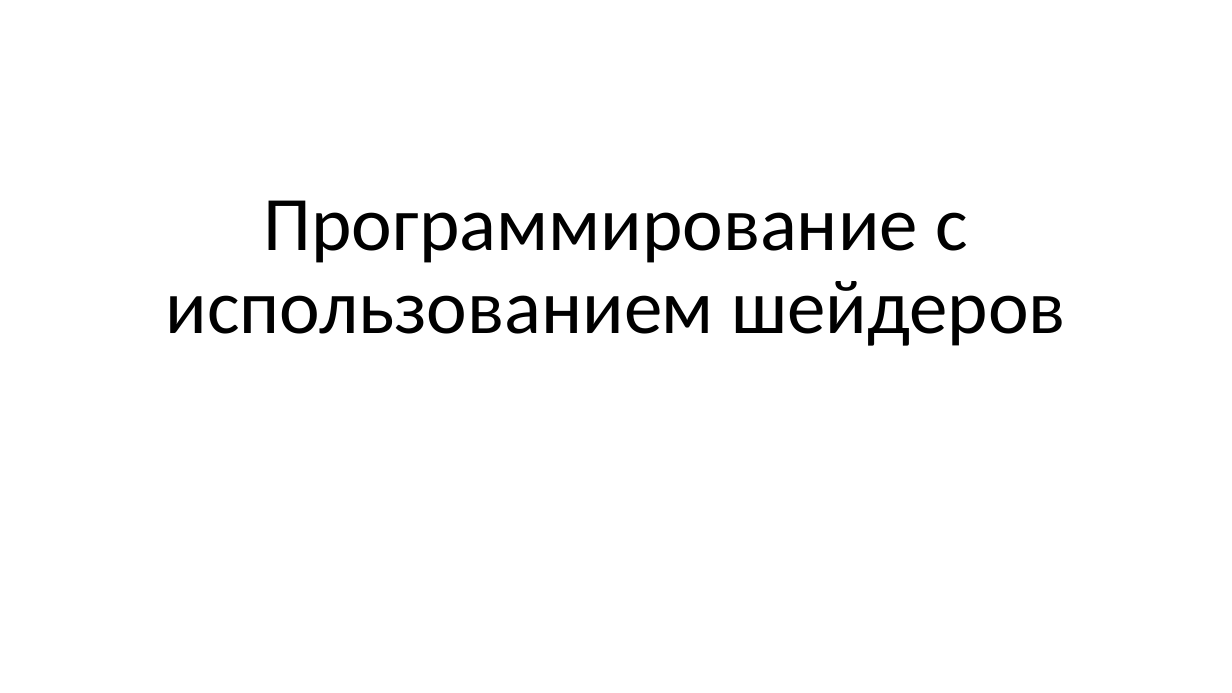
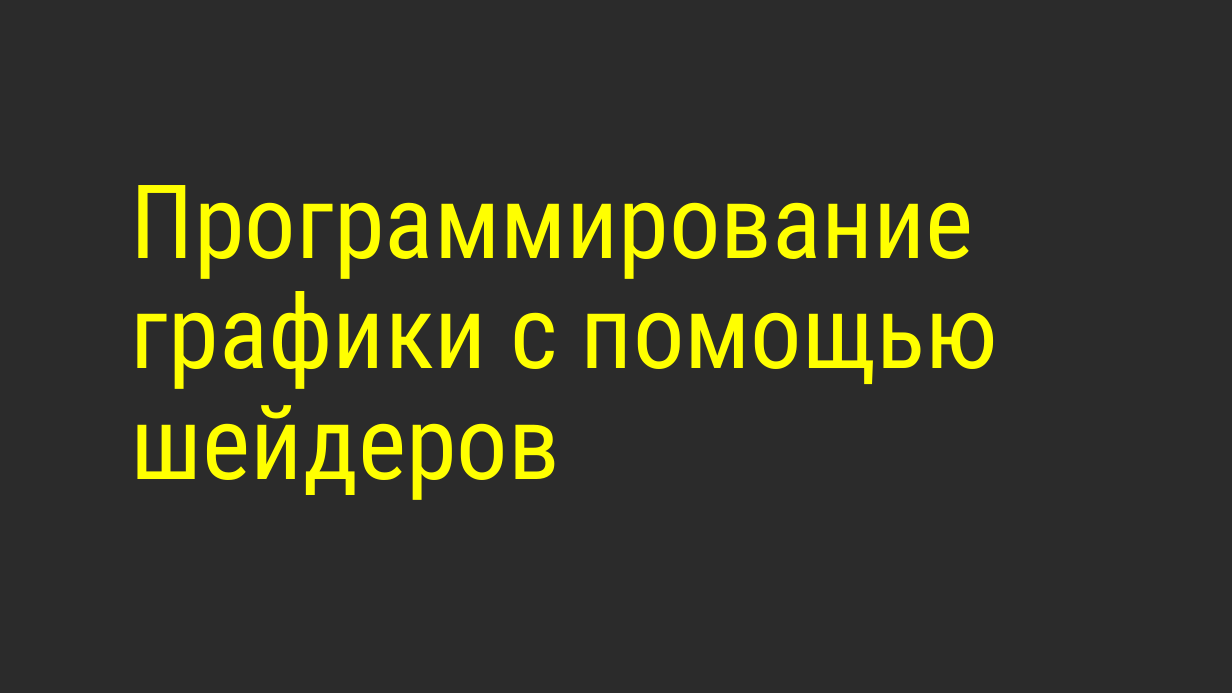
Before and after one commit to alexey-malov/cg-course, a slide deck: slide 1 of lectures/06 - Программирование с использованием шейдеров.pptx. Drawn at 1232x693 pixels with LibreOffice and Linux fonts; fonts in the diff are those of the drawing; background and template pictures are left out; a plain dark background stands for a picture behind light text. Boxes give left, top, right and bottom in pixels: in the first picture for what was removed or moved away, otherwise in the second. Text is boxed around its words. In the diff, an @@ line names an element or a change of style, - is before the commit and + after.

```diff
--- a/lectures/06 - Программирование с использованием шейдеров.pptx
+++ b/lectures/06 - Программирование с использованием шейдеров.pptx
@@ background #FFFFFF to picture (left out) @@
@@ title at (130, 185, 998, 500): text changed; size 60 to 80 pt; font Calibri to Roboto Condensed; text colour #000000 to #FFFF00 @@
-Программирование с использованием шейдеров
+Программирование графики с помощью шейдеров
```
Also in this commit, not shown: 1 other slide changed, 3 slides added, 1 other file.
